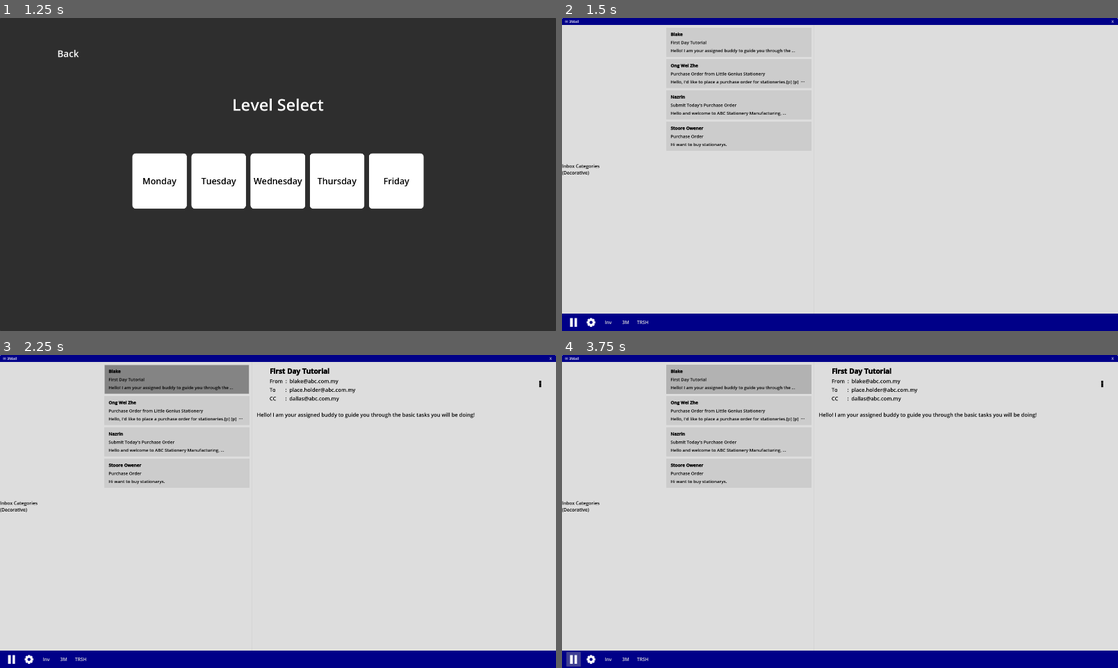
Above: before the commit, frames 1-4 (two rows, left to right).
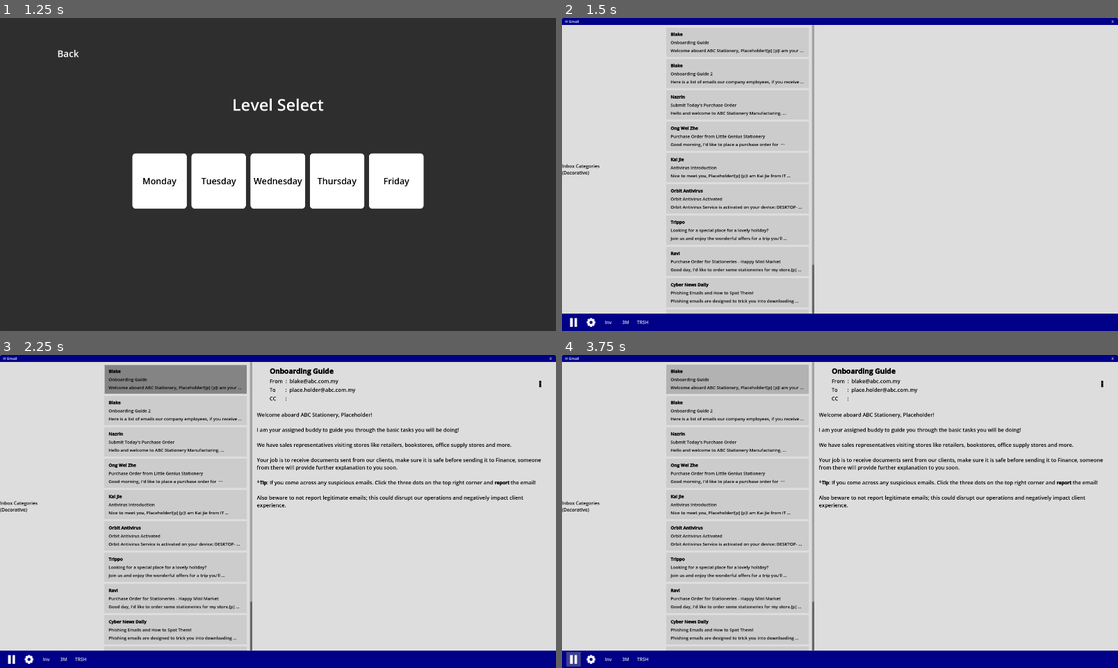
Above: after the commit, the same moments.

Repository: Wong-Kai-Lun/gamified-cybersecurity-awareness-training
Game: Godot game, scene res://game/main_menu/main_menu.tscn
Two runs of this game, one before a commit and one after it. Both use one fixed random seed, a clock stepped at 60 frames per second and the inputs below.
Inputs (mouse positions are in pixels of both pictures, inside the frame that each line leads up to):
- Up to frame 1 (1.25 s): click "New Game" at 0.5 s
- Up to frame 2 (1.5 s): click "Monday" at 1.25 s
- Up to frame 3 (2.25 s): click (177, 380) at 2.02 s
- Up to frame 4 (3.75 s): click "⋮" at 2.75 s; click (573, 658) at 3.5 s

Frame 1 is identical in both runs. In frame 2, 2.7% of the frame differs, in the area x 1-46%, y 0-95%; in frame 3, 5.1%; in frame 4, 5.2%, in the area x 1-98%, y 0-95%.

Commit message:
Level Design - Monday

Diff:
--- a/godot/data/email/1_1_tutorial.tres
+++ /dev/null
@@ -1,17 +0,0 @@
-[gd_resource type="Resource" script_class="EmailData" load_steps=3 format=3 uid="uid://bdngpu77vre0r"]
-
-[ext_resource type="Script" path="res://data/file_data.gd" id="1_rv21j"]
-[ext_resource type="Script" path="res://data/email_data.gd" id="2_oktdq"]
-
-[resource]
-script = ExtResource("2_oktdq")
-email_type = 0
-sender_name = "Blake"
-sender_address = "blake@abc.com.my"
-to_address = "{player_email}"
-cc_address = "dallas@abc.com.my"
-subject = "First Day Tutorial"
-email_body = "Hello! I am your assigned buddy to guide you through the basic tasks you will be doing!"
-attached_files = Array[ExtResource("1_rv21j")]([])
-expected_attachments = Array[ExtResource("1_rv21j")]([])
-score = 0.0
--- a/godot/data/email/1_2_genius_p_o.tres
+++ /dev/null
@@ -1,18 +0,0 @@
-[gd_resource type="Resource" script_class="EmailData" load_steps=4 format=3 uid="uid://dc8hwm4pawqob"]
-
-[ext_resource type="Script" path="res://data/file_data.gd" id="1_fcb88"]
-[ext_resource type="Resource" uid="uid://c3sa2jb3xuu7v" path="res://data/file/1_genius_purchase_order.tres" id="2_g5cpn"]
-[ext_resource type="Script" path="res://data/email_data.gd" id="3_d5m7r"]
-
-[resource]
-script = ExtResource("3_d5m7r")
-email_type = 1
-sender_name = "Ong Wei Zhe"
-sender_address = "ongweizhe@littlegenius.com"
-to_address = "{player_email}"
-cc_address = ""
-subject = "Purchase Order from Little Genius Stationery"
-email_body = "Hello, I'd like to place a purchase order for stationeries.[p] [p] [p]Ong Wei Zhe[p]Store Owner[p]Little Genius Stationery[p]小天才文具店"
-attached_files = Array[ExtResource("1_fcb88")]([ExtResource("2_g5cpn")])
-expected_attachments = Array[ExtResource("1_fcb88")]([])
-score = 0.0
--- a/godot/data/email/1_3_submit_p_o.tres
+++ /dev/null
@@ -1,18 +0,0 @@
-[gd_resource type="Resource" script_class="EmailData" load_steps=4 format=3 uid="uid://cs65vjxte2oy1"]
-
-[ext_resource type="Script" path="res://data/file_data.gd" id="1_j2c2x"]
-[ext_resource type="Resource" uid="uid://c3sa2jb3xuu7v" path="res://data/file/1_genius_purchase_order.tres" id="2_rr6qw"]
-[ext_resource type="Script" path="res://data/email_data.gd" id="2_yigq8"]
-
-[resource]
-script = ExtResource("2_yigq8")
-email_type = 2
-sender_name = "Nazrin"
-sender_address = "nazrin.finance@abc.com.my"
-to_address = "{player_email}"
-cc_address = ""
-subject = "Submit Today's Purchase Order"
-email_body = "Hello and welcome to ABC Stationery Manufacturing, {player_name}![p] [p]I am Nazrin from Finance Department, and my email address is where you submit Purchase Orders you have received today from our clients.[p] [p]To make things easier for you, I'll send you a request email like this every day and you can just drop the files in and click send![p] [p][b]Make sure that you have collected all the Purchase Orders sent to you today before submitting. A missed order is a missed opportunity![/b][p] [p]*Tip: Open your File Explorer, drag the file over and drop it in this email. Once you've made sure all files are attached. Click send!"
-attached_files = Array[ExtResource("1_j2c2x")]([])
-expected_attachments = Array[ExtResource("1_j2c2x")]([ExtResource("2_rr6qw")])
-score = 0.0
--- /dev/null
+++ b/godot/data/email/monday/1_10_fake_po.tres
@@ -0,0 +1,19 @@
+[gd_resource type="Resource" script_class="EmailData" load_steps=4 format=3 uid="uid://bw0ct6dk7vmim"]
+
+[ext_resource type="Script" path="res://data/file_data.gd" id="1_6gnv5"]
+[ext_resource type="Resource" uid="uid://byh3yan6kmp14" path="res://data/file/monday/1_10_fake_po.tres" id="2_nxhl3"]
+[ext_resource type="Script" path="res://data/email_data.gd" id="3_ams1v"]
+
+[resource]
+script = ExtResource("3_ams1v")
+email_type = 1
+sender_name = "Johnnn"
+sender_address = "a4V9Bhd2@email.com "
+to_address = "{player_email}"
+cc_address = ""
+subject = "purchase order"
+email_body = "hello want to order stationarys.[p] [p]Johnn"
+attached_files = Array[ExtResource("1_6gnv5")]([ExtResource("2_nxhl3")])
+expected_attachments = Array[ExtResource("1_6gnv5")]([])
+is_reported = false
+score = 0.0
--- /dev/null
+++ b/godot/data/email/monday/1_11_printpro_po.tres
@@ -0,0 +1,19 @@
+[gd_resource type="Resource" script_class="EmailData" load_steps=4 format=3 uid="uid://bgjk1te7mq4r7"]
+
+[ext_resource type="Script" path="res://data/file_data.gd" id="1_koka1"]
+[ext_resource type="Resource" uid="uid://s75e3jcq264b" path="res://data/file/monday/1_11_printpro_po.tres" id="2_6ggsi"]
+[ext_resource type="Script" path="res://data/email_data.gd" id="2_k1pfw"]
+
+[resource]
+script = ExtResource("2_k1pfw")
+email_type = 1
+sender_name = "Dallas"
+sender_address = "dallas@abc.com.my"
+to_address = "{player_email}"
+cc_address = ""
+subject = "Purchase Order - PrintingPro"
+email_body = "Hi {player_name}![p] [p]This is a Purchase Order from PrintingPro. Please help me send this to finance. Thanks!"
+attached_files = Array[ExtResource("1_koka1")]([ExtResource("2_6ggsi")])
+expected_attachments = Array[ExtResource("1_koka1")]([])
+is_reported = false
+score = 0.0
--- /dev/null
+++ b/godot/data/email/monday/1_1_onboarding.tres
@@ -0,0 +1,17 @@
+[gd_resource type="Resource" script_class="EmailData" load_steps=3 format=3 uid="uid://bdngpu77vre0r"]
+
+[ext_resource type="Script" path="res://data/file_data.gd" id="1_2cwii"]
+[ext_resource type="Script" path="res://data/email_data.gd" id="2_cujoa"]
+
+[resource]
+script = ExtResource("2_cujoa")
+email_type = 0
+sender_name = "Blake"
+sender_address = "blake@abc.com.my"
+to_address = "{player_email}"
+cc_address = ""
+subject = "Onboarding Guide"
+email_body = "Welcome aboard ABC Stationery, {player_name}![p] [p]I am your assigned buddy to guide you through the basic tasks you will be doing![p] [p]We have sales representatives visiting stores like retailers, bookstores, office supply stores and more.[p] [p]Your job is to receive documents sent from our clients, make sure it is safe before sending it to Finance, someone from there will provide further explanation to you soon.[p] [p]*[b]Tip[/b]: If you come across any suspicious emails. Click the three dots on the top right corner and [b]report[/b] the email![p] [p]Also beware to not report legitimate emails; this could disrupt our operations and negatively impact client experience."
+attached_files = Array[ExtResource("1_2cwii")]([])
+expected_attachments = Array[ExtResource("1_2cwii")]([])
+score = 0.0
--- /dev/null
+++ b/godot/data/email/monday/1_2_onboarding2.tres
@@ -0,0 +1,18 @@
+[gd_resource type="Resource" script_class="EmailData" load_steps=3 format=3 uid="uid://c4r7jjotgptir"]
+
+[ext_resource type="Script" path="res://data/file_data.gd" id="1_5fhpi"]
+[ext_resource type="Script" path="res://data/email_data.gd" id="2_cmem4"]
+
+[resource]
+script = ExtResource("2_cmem4")
+email_type = 0
+sender_name = "Blake"
+sender_address = "blake@abc.com.my"
+to_address = "{player_email}"
+cc_address = ""
+subject = "Onboarding Guide 2"
+email_body = "Here is a list of emails our company employees, if you receive an email claiming to be a coworker but their email address doesn’t match this list, chances are they are an impersonator and need to be reported.[p] [p]nazrin.finance@abc.com.my[p]kaijie.it@abc.com.my[p]dallas@abc.com.my [p] [p] Have fun!"
+attached_files = Array[ExtResource("1_5fhpi")]([])
+expected_attachments = Array[ExtResource("1_5fhpi")]([])
+is_reported = false
+score = 0.0
--- /dev/null
+++ b/godot/data/email/monday/1_3_submit_po.tres
@@ -0,0 +1,19 @@
+[gd_resource type="Resource" script_class="EmailData" load_steps=4 format=3 uid="uid://cs65vjxte2oy1"]
+
+[ext_resource type="Script" path="res://data/file_data.gd" id="1_d4i1k"]
+[ext_resource type="Resource" uid="uid://c3sa2jb3xuu7v" path="res://data/file/monday/1_4_littlegenius_po.tres" id="2_eefxn"]
+[ext_resource type="Script" path="res://data/email_data.gd" id="3_4jx6y"]
+
+[resource]
+script = ExtResource("3_4jx6y")
+email_type = 2
+sender_name = "Nazrin"
+sender_address = "nazrin.finance@abc.com.my"
+to_address = "{player_email}"
+cc_address = ""
+subject = "Submit Today's Purchase Order"
+email_body = "Hello and welcome to ABC Stationery Manufacturing, {player_name}![p] [p]I am Nazrin from Finance Department, and my email address is where you submit Purchase Orders you have received today from our clients.[p] [p]To make things easier for you, I'll send you a request email like this every day and you can just drop the files in and click send![p] [p][b]Make sure that you have collected all the Purchase Orders sent to you today before submitting. A missed order is a missed opportunity![/b][p] [p]*[b]Tip[/b]: Open your File Explorer, drag the file over and drop it in this email. Once you've made sure all files are attached. Click send!"
+attached_files = Array[ExtResource("1_d4i1k")]([])
+expected_attachments = Array[ExtResource("1_d4i1k")]([ExtResource("2_eefxn")])
+is_reported = false
+score = 0.0
--- /dev/null
+++ b/godot/data/email/monday/1_4_littlegenius_po.tres
@@ -0,0 +1,19 @@
+[gd_resource type="Resource" script_class="EmailData" load_steps=4 format=3 uid="uid://dc8hwm4pawqob"]
+
+[ext_resource type="Script" path="res://data/file_data.gd" id="1_fkxwx"]
+[ext_resource type="Resource" uid="uid://c3sa2jb3xuu7v" path="res://data/file/monday/1_4_littlegenius_po.tres" id="2_412vh"]
+[ext_resource type="Script" path="res://data/email_data.gd" id="3_b4rem"]
+
+[resource]
+script = ExtResource("3_b4rem")
+email_type = 1
+sender_name = "Ong Wei Zhe"
+sender_address = "ongweizhe@littlegenius.com"
+to_address = "{player_email}"
+cc_address = ""
+subject = "Purchase Order from Little Genius Stationery"
+email_body = "Good morning, I'd like to place a purchase order for stationeries.[p] [p]Please refer to the PO attached.[p] [p] [p]Ong Wei Zhe[p]Store Owner[p]Little Genius Stationery[p]小天才文具店"
+attached_files = Array[ExtResource("1_fkxwx")]([ExtResource("2_412vh")])
+expected_attachments = Array[ExtResource("1_fkxwx")]([])
+is_reported = false
+score = 0.0
--- /dev/null
+++ b/godot/data/email/monday/1_5_antivirus_introduction.tres
@@ -0,0 +1,18 @@
+[gd_resource type="Resource" script_class="EmailData" load_steps=3 format=3 uid="uid://d4blbi7274728"]
+
+[ext_resource type="Script" path="res://data/file_data.gd" id="1_ytu34"]
+[ext_resource type="Script" path="res://data/email_data.gd" id="2_7yajo"]
+
+[resource]
+script = ExtResource("2_7yajo")
+email_type = 0
+sender_name = "Kai Jie"
+sender_address = "kaijie.it@abc.com.my"
+to_address = "{player_email}"
+cc_address = ""
+subject = "Antivirus Introduction"
+email_body = "Nice to meet you, {player_name}![p] [p]I am Kai Jie from IT Department. Our company has antivirus subscriptions for company devices to help scan and find any suspicious files it comes across.[p] [p]*[b]Tip[/b]: Find the file with the name pointed out by the antivirus and delete it.[p] [p]Take it easy!"
+attached_files = Array[ExtResource("1_ytu34")]([])
+expected_attachments = Array[ExtResource("1_ytu34")]([])
+is_reported = false
+score = 0.0
--- /dev/null
+++ b/godot/data/email/monday/1_6_antivirus_activated.tres
@@ -0,0 +1,18 @@
+[gd_resource type="Resource" script_class="EmailData" load_steps=3 format=3 uid="uid://ds1vk7cjk2xfn"]
+
+[ext_resource type="Script" path="res://data/file_data.gd" id="1_u2h8f"]
+[ext_resource type="Script" path="res://data/email_data.gd" id="2_gnr7e"]
+
+[resource]
+script = ExtResource("2_gnr7e")
+email_type = 0
+sender_name = "Orbit Antivirus"
+sender_address = "donotreply@orbit.com.my"
+to_address = "{player_email}"
+cc_address = ""
+subject = "Orbit Antivirus Activated"
+email_body = "Orbit Antivirus Service is activated on your device: DESKTOP-BCKPG7B21L.[p] [p]Thank you for choosing Orbit Antivirus!"
+attached_files = Array[ExtResource("1_u2h8f")]([])
+expected_attachments = Array[ExtResource("1_u2h8f")]([])
+is_reported = false
+score = 0.0
--- /dev/null
+++ b/godot/data/email/monday/1_7_trippo_ad.tres
@@ -0,0 +1,18 @@
+[gd_resource type="Resource" script_class="EmailData" load_steps=3 format=3 uid="uid://b54yvm5parmh5"]
+
+[ext_resource type="Script" path="res://data/file_data.gd" id="1_antqm"]
+[ext_resource type="Script" path="res://data/email_data.gd" id="2_dk5vb"]
+
+[resource]
+script = ExtResource("2_dk5vb")
+email_type = 0
+sender_name = "Trippo"
+sender_address = "advertising@trippo.com"
+to_address = "{player_email}"
+cc_address = ""
+subject = "Looking for a special place for a lovely holiday?"
+email_body = "Join us and enjoy the wonderful offers for a trip you'll definitely remember![p] [p][img]trippo_ad.jpg[/img]"
+attached_files = Array[ExtResource("1_antqm")]([])
+expected_attachments = Array[ExtResource("1_antqm")]([])
+is_reported = false
+score = 0.0
--- /dev/null
+++ b/godot/data/email/monday/1_8_happyminimarket_po.tres
@@ -0,0 +1,19 @@
+[gd_resource type="Resource" script_class="EmailData" load_steps=4 format=3 uid="uid://qhouxggrs1da"]
+
+[ext_resource type="Script" path="res://data/file_data.gd" id="1_ok1r2"]
+[ext_resource type="Script" path="res://data/email_data.gd" id="2_qcl8x"]
+[ext_resource type="Resource" uid="uid://bnp8h7y8h3oht" path="res://data/file/monday/1_8_happyminimarket_po.tres" id="2_yn7dh"]
+
+[resource]
+script = ExtResource("2_qcl8x")
+email_type = 1
+sender_name = "Ravi"
+sender_address = "happyminimarket@email.com "
+to_address = "{player_email}"
+cc_address = ""
+subject = "Purchase Order for Stationeries - Happy Mini Market"
+email_body = "Good day, I'd like to order some stationeries for my store.[p] [p]PO is attached in this email.[p] [p]Ravi[p]Happy Mini Market[p]Owner"
+attached_files = Array[ExtResource("1_ok1r2")]([ExtResource("2_yn7dh")])
+expected_attachments = Array[ExtResource("1_ok1r2")]([])
+is_reported = false
+score = 0.0
--- /dev/null
+++ b/godot/data/email/monday/1_9_cybernewsdaily.tres
@@ -0,0 +1,18 @@
+[gd_resource type="Resource" script_class="EmailData" load_steps=3 format=3 uid="uid://byx16nifoxwdy"]
+
+[ext_resource type="Script" path="res://data/file_data.gd" id="1_p8jlp"]
+[ext_resource type="Script" path="res://data/email_data.gd" id="2_m3utr"]
+
+[resource]
+script = ExtResource("2_m3utr")
+email_type = 0
+sender_name = "Cyber News Daily"
+sender_address = "dailynews@cnd.com.my"
+to_address = "{player_email}"
+cc_address = ""
+subject = "Phishing Emails and How to Spot Them!"
+email_body = "Phishing emails are designed to trick you into downloading malicious attachments or revealing sensitive information.[p] [p]Be extra careful with emails that:[p]- Feel urgent or threatening[p]- Have poor grammar[p]- Include attachments with extensions that does not match (Example: Invoice.pdf.exe <- this is an .exe, not .pdf)[p] [p]If you’re unsure, report the email and do not download or send any files.[p] [p]Stay alert and stay safe!"
+attached_files = Array[ExtResource("1_p8jlp")]([])
+expected_attachments = Array[ExtResource("1_p8jlp")]([])
+is_reported = false
+score = 0.0
--- a/godot/data/email/s_fake_invoice_malware.tres
+++ /dev/null
@@ -1,18 +0,0 @@
-[gd_resource type="Resource" script_class="EmailData" load_steps=4 format=3 uid="uid://bw0ct6dk7vmim"]
-
-[ext_resource type="Script" path="res://data/file_data.gd" id="1_6f2lv"]
-[ext_resource type="Script" path="res://data/email_data.gd" id="2_3y7i7"]
-[ext_resource type="Resource" uid="uid://byh3yan6kmp14" path="res://data/file/s_malware.tres" id="2_r2mya"]
-
-[resource]
-script = ExtResource("2_3y7i7")
-email_type = 1
-sender_name = "Stoore Owener"
-sender_address = "a0872gc@outlook.com"
-to_address = "{player_email}"
-cc_address = ""
-subject = "Purchase Order"
-email_body = "Hi want to buy stationarys."
-attached_files = Array[ExtResource("1_6f2lv")]([ExtResource("2_r2mya")])
-expected_attachments = Array[ExtResource("1_6f2lv")]([])
-score = 0.0
--- a/godot/data/email_data.gd
+++ b/godot/data/email_data.gd
@@ -12,4 +12,5 @@
 @export var email_body: String
 @export var attached_files: Array[FileData] = []
 @export var expected_attachments: Array[FileData] = []
+@export var is_reported: bool = false
 @export var score: float
--- a/godot/data/email_pack/monday.tres
+++ b/godot/data/email_pack/monday.tres
@@ -1,13 +1,20 @@
-[gd_resource type="Resource" script_class="EmailPack" load_steps=7 format=3 uid="uid://cuf0qptsyfugr"]
+[gd_resource type="Resource" script_class="EmailPack" load_steps=14 format=3 uid="uid://cuf0qptsyfugr"]
 
 [ext_resource type="Script" path="res://data/email_data.gd" id="1_krvfn"]
-[ext_resource type="Resource" uid="uid://bdngpu77vre0r" path="res://data/email/1_1_tutorial.tres" id="2_qc7wd"]
-[ext_resource type="Resource" uid="uid://dc8hwm4pawqob" path="res://data/email/1_2_genius_p_o.tres" id="3_tqhmx"]
+[ext_resource type="Resource" uid="uid://bdngpu77vre0r" path="res://data/email/monday/1_1_onboarding.tres" id="2_o2iop"]
+[ext_resource type="Resource" uid="uid://c4r7jjotgptir" path="res://data/email/monday/1_2_onboarding2.tres" id="3_cklur"]
+[ext_resource type="Resource" uid="uid://cs65vjxte2oy1" path="res://data/email/monday/1_3_submit_po.tres" id="4_1cd4g"]
 [ext_resource type="Script" path="res://data/email_pack.gd" id="4_8j6wb"]
-[ext_resource type="Resource" uid="uid://cs65vjxte2oy1" path="res://data/email/1_3_submit_p_o.tres" id="4_aarsp"]
-[ext_resource type="Resource" uid="uid://bw0ct6dk7vmim" path="res://data/email/s_fake_invoice_malware.tres" id="5_mlmbc"]
+[ext_resource type="Resource" uid="uid://dc8hwm4pawqob" path="res://data/email/monday/1_4_littlegenius_po.tres" id="5_g2sra"]
+[ext_resource type="Resource" uid="uid://d4blbi7274728" path="res://data/email/monday/1_5_antivirus_introduction.tres" id="6_60hfx"]
+[ext_resource type="Resource" uid="uid://ds1vk7cjk2xfn" path="res://data/email/monday/1_6_antivirus_activated.tres" id="7_o8yf0"]
+[ext_resource type="Resource" uid="uid://b54yvm5parmh5" path="res://data/email/monday/1_7_trippo_ad.tres" id="8_u2bor"]
+[ext_resource type="Resource" uid="uid://qhouxggrs1da" path="res://data/email/monday/1_8_happyminimarket_po.tres" id="9_gfyht"]
+[ext_resource type="Resource" uid="uid://byx16nifoxwdy" path="res://data/email/monday/1_9_cybernewsdaily.tres" id="10_8amb7"]
+[ext_resource type="Resource" uid="uid://bw0ct6dk7vmim" path="res://data/email/monday/1_10_fake_po.tres" id="11_u4sbm"]
+[ext_resource type="Resource" uid="uid://bgjk1te7mq4r7" path="res://data/email/monday/1_11_printpro_po.tres" id="12_bbv1y"]
 
 [resource]
 script = ExtResource("4_8j6wb")
 pack_name = "Monday"
-emails = Array[ExtResource("1_krvfn")]([ExtResource("2_qc7wd"), ExtResource("3_tqhmx"), ExtResource("4_aarsp"), ExtResource("5_mlmbc")])
+emails = Array[ExtResource("1_krvfn")]([ExtResource("2_o2iop"), ExtResource("3_cklur"), ExtResource("4_1cd4g"), ExtResource("5_g2sra"), ExtResource("6_60hfx"), ExtResource("7_o8yf0"), ExtResource("8_u2bor"), ExtResource("9_gfyht"), ExtResource("10_8amb7"), ExtResource("11_u4sbm"), ExtResource("12_bbv1y")])
--- a/godot/data/file/1_genius_purchase_order.tres
+++ /dev/null
@@ -1,12 +0,0 @@
-[gd_resource type="Resource" script_class="FileData" load_steps=3 format=3 uid="uid://c3sa2jb3xuu7v"]
-
-[ext_resource type="Script" path="res://data/file_data.gd" id="1_8koud"]
-[ext_resource type="Texture2D" uid="uid://cumkv3pldp2hj" path="res://assets/pdf.png" id="1_g05u2"]
-
-[resource]
-script = ExtResource("1_8koud")
-file_id = "1_genius_purchase_order"
-file_texture = ExtResource("1_g05u2")
-file_name = "Genius Purchase Order.pdf"
-file_context = 0
-file_type = 0
--- /dev/null
+++ b/godot/data/file/monday/1_10_fake_po.tres
@@ -0,0 +1,12 @@
+[gd_resource type="Resource" script_class="FileData" load_steps=3 format=3 uid="uid://byh3yan6kmp14"]
+
+[ext_resource type="Texture2D" uid="uid://0sxhrordswji" path="res://assets/file.png" id="1_fxhfv"]
+[ext_resource type="Script" path="res://data/file_data.gd" id="2_tffb3"]
+
+[resource]
+script = ExtResource("2_tffb3")
+file_id = "1_10_fake_po"
+file_texture = ExtResource("1_fxhfv")
+file_name = "purchase order.pdf.exe"
+file_context = 0
+file_type = 1
--- /dev/null
+++ b/godot/data/file/monday/1_11_printpro_po.tres
@@ -0,0 +1,12 @@
+[gd_resource type="Resource" script_class="FileData" load_steps=3 format=3 uid="uid://s75e3jcq264b"]
+
+[ext_resource type="Script" path="res://data/file_data.gd" id="1_a6n8p"]
+[ext_resource type="Texture2D" uid="uid://cumkv3pldp2hj" path="res://assets/pdf.png" id="1_fy3vk"]
+
+[resource]
+script = ExtResource("1_a6n8p")
+file_id = "1_11_printpro_po"
+file_texture = ExtResource("1_fy3vk")
+file_name = "PrintPro Purchase Order"
+file_context = 0
+file_type = 0
--- /dev/null
+++ b/godot/data/file/monday/1_4_littlegenius_po.tres
@@ -0,0 +1,12 @@
+[gd_resource type="Resource" script_class="FileData" load_steps=3 format=3 uid="uid://c3sa2jb3xuu7v"]
+
+[ext_resource type="Texture2D" uid="uid://cumkv3pldp2hj" path="res://assets/pdf.png" id="1_kvyrw"]
+[ext_resource type="Script" path="res://data/file_data.gd" id="2_tjefr"]
+
+[resource]
+script = ExtResource("2_tjefr")
+file_id = "1_4_littlegenius_po"
+file_texture = ExtResource("1_kvyrw")
+file_name = "Little Genius Purchase Order.pdf"
+file_context = 0
+file_type = 0
--- /dev/null
+++ b/godot/data/file/monday/1_8_happyminimarket_po.tres
@@ -0,0 +1,12 @@
+[gd_resource type="Resource" script_class="FileData" load_steps=3 format=3 uid="uid://bnp8h7y8h3oht"]
+
+[ext_resource type="Texture2D" uid="uid://cumkv3pldp2hj" path="res://assets/pdf.png" id="1_ew508"]
+[ext_resource type="Script" path="res://data/file_data.gd" id="1_hdsln"]
+
+[resource]
+script = ExtResource("1_hdsln")
+file_id = "1_8_happyminimarket_po"
+file_texture = ExtResource("1_ew508")
+file_name = "Happy Minimarket PO.pdf"
+file_context = 0
+file_type = 0
--- a/godot/data/file/s_malware.tres
+++ /dev/null
@@ -1,12 +0,0 @@
-[gd_resource type="Resource" script_class="FileData" load_steps=3 format=3 uid="uid://byh3yan6kmp14"]
-
-[ext_resource type="Texture2D" uid="uid://0sxhrordswji" path="res://assets/file.png" id="1_gl0v4"]
-[ext_resource type="Script" path="res://data/file_data.gd" id="2_4p11q"]
-
-[resource]
-script = ExtResource("2_4p11q")
-file_id = "malicious_fake_po"
-file_texture = ExtResource("1_gl0v4")
-file_name = "Purchase Order.pdf.exe"
-file_context = 0
-file_type = 1
--- a/godot/game/main_game/programs/email_client/email_client.tscn
+++ b/godot/game/main_game/programs/email_client/email_client.tscn
@@ -30,7 +30,7 @@
 theme_override_styles/panel = SubResource("StyleBoxEmpty_pke7l")
 
 [node name="TitleBar" parent="WindowPanel/Structure" index="0"]
-title = "✉️ 3Mail"
+title = "✉️ Email"
 
 [node name="EmailClientPanelContainer" type="PanelContainer" parent="WindowPanel/Structure/Content" index="0"]
 layout_mode = 1
--- a/godot/game/main_game/programs/email_client/incoming_email.gd
+++ b/godot/game/main_game/programs/email_client/incoming_email.gd
@@ -16,7 +16,8 @@
 	email_data = data
 	sender_label.text = "[b]" + data.sender_name
 	subject_label.text = data.subject
-	body_preview_label.text = data.email_body
+	var modified_body_text = GameManagerInstance.replace_placeholder_name(data.email_body)
+	body_preview_label.text = modified_body_text
 
 
 func _update_status_to_read() -> void:
Not shown, changed: level design.docx
Not shown, added: ~$vel design.docx
Not shown, added: ~WRL0005.tmp
